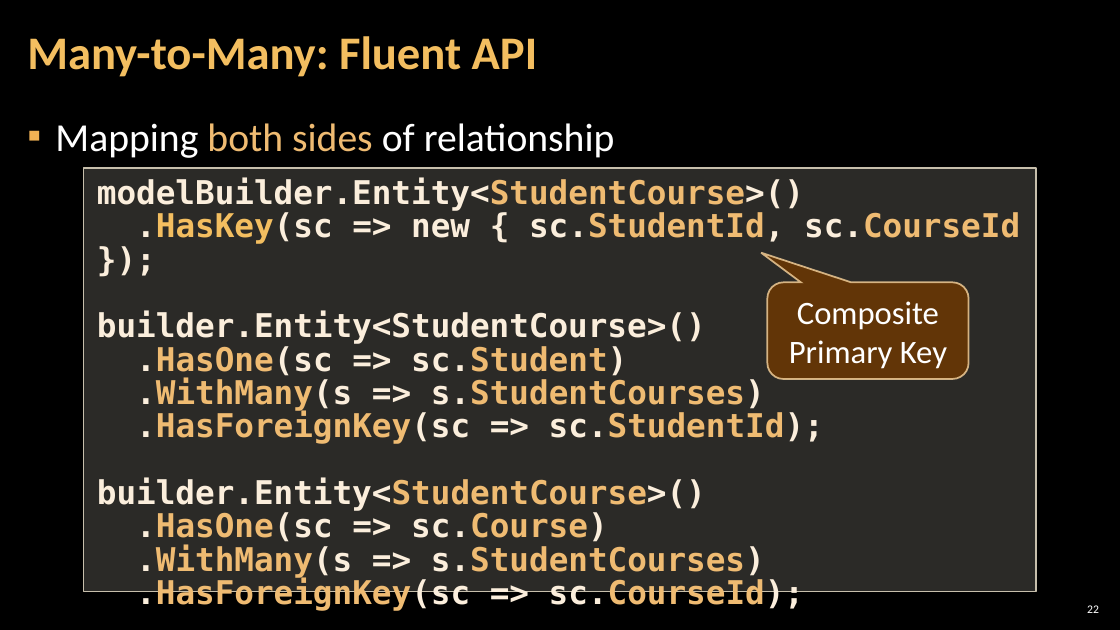
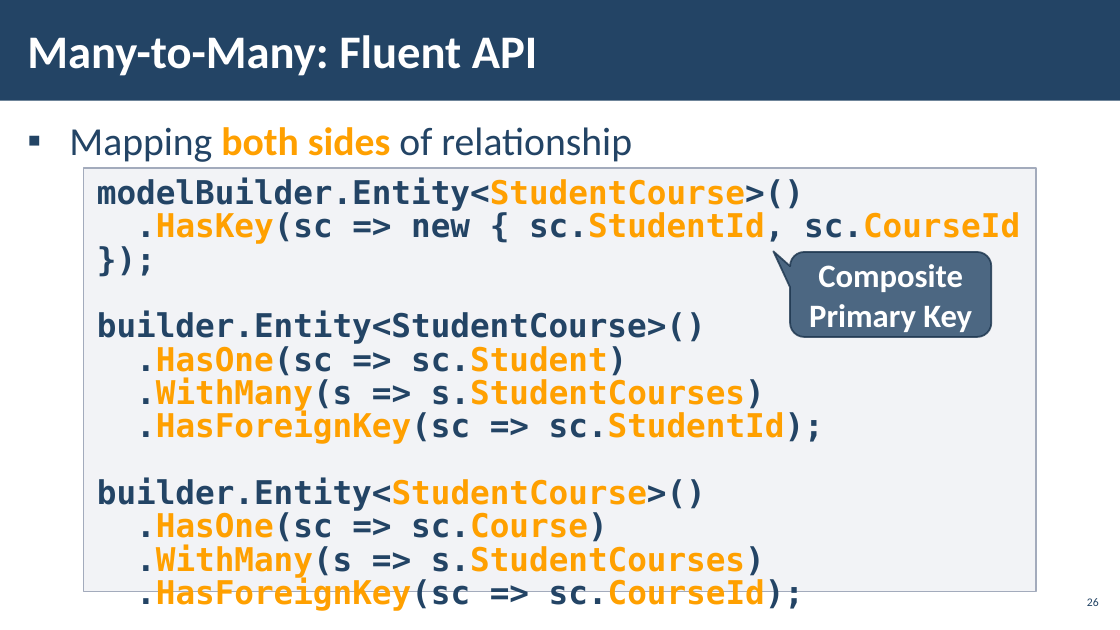
Before and after one commit to pirocorp/Databases-Advanced---Entity-Framework, a slide deck: slide 26 of 05. Entity Relations/05. DB-Advanced-EF-Core-Entity-Relations.pptx (slide 22 before the commit). Drawn at 1120x630 pixels with LibreOffice and Linux fonts; fonts in the diff are those of the drawing; background and template pictures are left out. Boxes give left, top, right and bottom in pixels: in the first picture for what was removed or moved away, otherwise in the second. Text is boxed around its words. In the diff, an @@ line names an element or a change of style, - is before the commit and + after.

```diff
--- a/05. Entity Relations/05. DB-Advanced-EF-Core-Entity-Relations.pptx
+++ b/05. Entity Relations/05. DB-Advanced-EF-Core-Entity-Relations.pptx
@@ rectangle added at (x1=0, y1=0, x2=1120, y2=101), fill #234465 @@
@@ title "Many-to-Many: Fluent API" at (x1=27, y1=35, x2=537, y2=76): text colour #F3BE60 to #FFFFFF; line spacing 0.9 to 1 @@
@@ text "Mapping both sides of relationship" at (x1=69, y1=127, x2=632, y2=162): text colour #FFFFFF to #234465 in "Mapping of relationship"; text colour #EFBB72 to #FFA000, bold on in "both sides"; indent changed; more space between paragraphs @@
@@ rectangle "modelBuilder.Entity<StudentCourse>()" at (x1=84, y1=168, x2=1036, y2=592): text colour #FBEEDC to #234465 in "modelBuilder.Entity<StudentCourse>()", ".HasKey(sc => new { sc.StudentId, sc.CourseId });", "builder.Entity<StudentCourse>()", ".HasOne(sc => sc.Student)" and 6 more places; text colour #EFBB72 to #FFA000 in "modelBuilder.Entity<StudentCourse>()", "sc.StudentId, sc.CourseId", ".HasOne(sc sc.Student)", ".WithMany(s s.StudentCourses)" and 5 more places; text colour #F3BE60 to #FFA000 in ".HasKey(sc"; fill #D9D5C7 at 20% opacity to #C2C7D2 at 20% opacity; outline #C7BFAC 1 pt to #A3ABBC 1 pt @@
@@ rounded speech box "Composite Primary Key" resized from (x1=767, y1=282, x2=969, y2=379) to (x1=790, y1=252, x2=991, y2=337) @@
@@ rounded speech box "Composite Primary Key" at (x1=790, y1=252, x2=991, y2=337): bold on; fill #663606 at 95% opacity to #234465 at 80% opacity; outline #F8D49E 1.5 pt to #1A334C 1.5 pt; proportions changed @@
@@ page number added at (x1=1087, y1=598, x2=1099, y2=606), 10 pt, text #234465 @@
+26
@@ page number removed at (x1=1087, y1=605, x2=1099, y2=613) @@
-22
```
Also in this commit, not shown: 27 other slides changed, 27 slides added, 3 slides removed.
